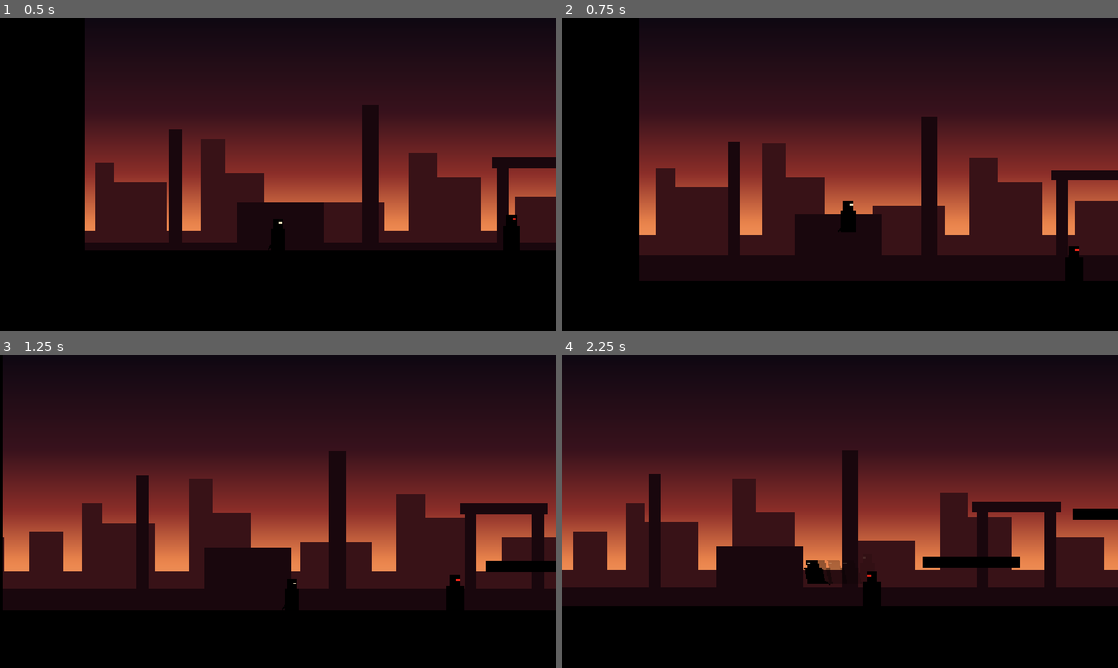
Above: before the commit, frames 1-4 (two rows, left to right).
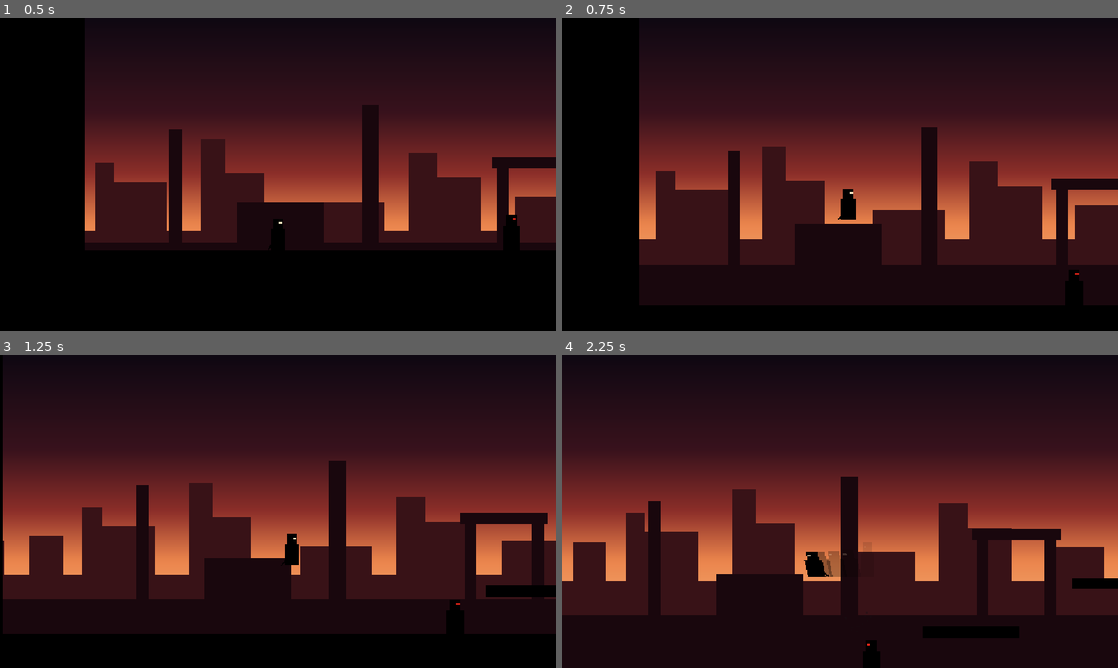
Above: after the commit, the same moments.

Repository: NobleRat/Kill-The-Man
Game: Godot game, scene res://levels/test_level.tscn
Two runs of this game, one before a commit and one after it. Both use one fixed random seed, a clock stepped at 60 frames per second and the inputs below.
Inputs (mouse positions are in pixels of both pictures, inside the frame that each line leads up to):
- Up to frame 1 (0.5 s): no input
- Up to frame 2 (0.75 s): move the mouse to (962, 158) at 0.52 s; hold D (move_right) from 0.53 s (still down); hold Space (jump) from 0.53 s (still down)
- Up to frame 3 (1.25 s): keep holding D (move_right); keep holding Space (jump)
- Up to frame 4 (2.25 s): move the mouse to (728, 527) at 1.27 s; release Space (jump) at 1.28 s; tap J (attack) at 1.35 s; tap Space (jump) at 1.52, 1.55, 1.82 s; move the mouse to (895, 442) at 2.02 s; release D (move_right) at 2.03 s; hold A (move_left) from 2.03 s (still down); hold Space (jump) from 2.03 s (still down); tap Shift (dash) at 2.1 s

Frame 1 is identical in both runs. In frame 2, 11% of the frame differs, in the area x 13-100%, y 31-92%; in frame 3, 13%; in frame 4, 31%, in the area x 0-100%, y 30-100%.

Commit message:
ხტომა 1.5-ჯერ მაღალი და 1.25-ჯერ სწრაფი; დარტყმა კურსორისკენ
- ხტომა: სიმაღლე ~136 → ~206 პიქსელი, ჰაერში დრო 0.68 → 0.55 წამი.
  jump_speed 720 → 1350, gravity 2000 → 4687.5, max_fall_speed 1100 → 1650,
  ორმაგი ხტომაც იმავე პროპორციით: air_jump_speed 650 → 1220.
- W და Space თითქმის ერთად (0.1 წამის შიგნით) დაჭერა ახლა ერთი ხტომაა —
  ორმაგი ხტომა აღარ იხარჯება შემთხვევით.
- დარტყმა მაუსის კურსორისკენ: მოთამაშე კურსორის მხარეს ტრიალდება,
  მოქნევა და დაზიანების ზონა კურსორის კუთხით ბრუნდება (ზემოთ, წინ, ქვემოთ).
  მოქნევის რკალები ახლა კურსორის მიმართულებაზეა გაცენტრებული.

Co-Authored-By: Claude Opus 5.5 <noreply@anthropic.com>

Diff:
--- a/player/player.gd
+++ b/player/player.gd
@@ -16,13 +16,15 @@
 
 @export_group("ხტომა")
 ## ხტომის საწყისი სიჩქარე ზემოთ.
-@export var jump_speed := 720.0
+## ხტომის სიმაღლე ≈ jump_speed² ÷ (2 × gravity) ≈ 195 პიქსელი.
+## მწვერვალამდე დრო ≈ jump_speed ÷ gravity ≈ 0.29 წამი.
+@export var jump_speed := 1350.0
 ## სიმძიმე — რამდენად ძლიერად ექაჩება მიწა.
-@export var gravity := 2000.0
+@export var gravity := 4687.5
 ## დაცემისას სიმძიმე ამდენჯერ მეტია — ხტომა „წონიანი“ გამოდის.
 @export var fall_gravity_multiplier := 1.5
 ## დაცემის მაქსიმალური სიჩქარე.
-@export var max_fall_speed := 1100.0
+@export var max_fall_speed := 1650.0
 ## ხტომის ღილაკს ადრე თუ გაუშვებ, ზემოთ სიჩქარე ამაზე მრავლდება (დაბალი ხტომა).
 @export_range(0.0, 1.0) var jump_cut := 0.45
 ## კიდიდან ჩამოსვლის შემდეგ ამდენი წამი კიდევ შეიძლება ხტომა.
@@ -34,7 +36,7 @@
 ## ჰაერში დამატებითი ხტომების რაოდენობა (1 = ორმაგი ხტომა, 0 = გამორთულია).
 @export_range(0, 5) var air_jumps := 1
 ## ჰაერში ხტომის საწყისი სიჩქარე ზემოთ.
-@export var air_jump_speed := 650.0
+@export var air_jump_speed := 1220.0
 ## ჰაერში ხტომისას სხეული ამდენჯერ იჭიმება სიმაღლეში (1 = არ იჭიმება).
 @export_range(1.0, 2.0) var air_jump_stretch := 1.2
 
@@ -77,11 +79,15 @@
 const DASH_POSE_RECOVERY := 0.12
 ## ჰაერში ხტომის შემდეგ სხეული ამდენ წამში სწორდება.
 const AIR_JUMP_POSE_RECOVERY := 0.2
+## W და Space ამ დროის შიგნით თუ დააჭირე, ეს „ერთად დაჭერაა“ — ერთი ხტომა, არა ორმაგი.
+const SIMULTANEOUS_PRESS_TIME := 0.1
 
 var _coyote_timer := 0.0
 var _jump_buffer_timer := 0.0
 ## ჰაერში კიდევ რამდენი ხტომა დარჩა (მიწაზე დაშვებისას ივსება).
 var _air_jumps_left := 0
+## ბოლო ხტომიდან გასული დრო.
+var _time_since_jump := 0.0
 ## 1 = ჰაერში ხტომისგან სხეული სრულად გაჭიმულია, 0 = ჩვეულებრივი.
 var _air_jump_pose := 0.0
 var _spawn_position := Vector2.ZERO
@@ -105,6 +111,7 @@
 func _ready() -> void:
 	_spawn_position = global_position
 	_sword.swing_started.connect(_on_sword_swing_started)
+	_sword.turn_requested.connect(_on_sword_turn_requested)
 
 
 # ეს ფუნქცია წამში 60-ჯერ ეშვება და ყოველ ჯერზე მოძრაობას ითვლის.
@@ -153,12 +160,16 @@
 	else:
 		_coyote_timer -= delta
 	_jump_buffer_timer -= delta
+	_time_since_jump += delta
 
 	# ღილაკზე ხელი გიჭირავს — მიწაზე დაშვებისთანავე ისევ ხტება.
 	# (დეშს მხოლოდ ახალი დაჭერა წყვეტს, ხელის დაჭერა — არა.)
 	var holding := auto_jump and Input.is_action_pressed("jump") and not _is_dashing()
 	if _coyote_timer > 0.0 and (_jump_buffer_timer > 0.0 or holding):
 		_jump(jump_speed)
+	elif _jump_buffer_timer > 0.0 and _time_since_jump < SIMULTANEOUS_PRESS_TIME:
+		# მეორე ღილაკი პირველთან თითქმის ერთად დააჭირე — ეს იგივე ხტომაა.
+		_jump_buffer_timer = 0.0
 	elif _jump_buffer_timer > 0.0 and _air_jumps_left > 0:
 		# ჰაერში ახლად დაჭერილი ხტომა — ორმაგი ხტომა.
 		_air_jumps_left -= 1
@@ -178,6 +189,7 @@
 	velocity.y = -speed
 	_jump_buffer_timer = 0.0
 	_coyote_timer = 0.0
+	_time_since_jump = 0.0
 
 
 func _handle_run(delta: float) -> void:
@@ -297,6 +309,12 @@
 	get_parent().add_child(effect)
 
 
+# დარტყმისას მოთამაშე კურსორის მხარეს ტრიალდება.
+func _on_sword_turn_requested(side: float) -> void:
+	_facing = side
+	_visual.scale.x = side * absf(_visual.scale.x)
+
+
 func _on_sword_swing_started() -> void:
 	if is_on_floor():
 		velocity.x = _facing * lunge_speed
--- a/player/sword.gd
+++ b/player/sword.gd
@@ -4,7 +4,11 @@
 ##
 ## ორი მოქნევა მონაცვლეობით: ზემოდან ქვემოთ და ქვემოდან ზემოთ.
 ## თუ მოქნევის დროს ისევ დააჭერ დარტყმას, შემდეგი მოქნევა რიგში დგება (კომბო).
+## ყოველი მოქნევა მაუსის კურსორისკენ არის მიმართული.
 
+## მოქნევა იწყება და მოთამაშე კურსორის მხარეს უნდა მიტრიალდეს
+## (side: 1 = მარჯვნივ, -1 = მარცხნივ).
+signal turn_requested(side: float)
 ## მახვილმა „ჭრა“ დაიწყო (მოთამაშე ამ დროს წინ გადადგამს ნაბიჯს).
 signal swing_started
 ## მახვილი ვიღაცას მოხვდა.
@@ -14,10 +18,11 @@
 
 ## მახვილის კუთხე მშვიდ მდგომარეობაში (გრადუსი: 0 = წინ, 90 = ქვემოთ, -90 = ზემოთ).
 const REST_ANGLE := 130.0
-## მოქნევები: [საწყისი კუთხე, ბოლო კუთხე] გრადუსებში.
+## მოქნევები: [საწყისი კუთხე, ბოლო კუთხე] გრადუსებში, კურსორის მიმართულების მიმართ
+## (0 = პირდაპირ კურსორისკენ, ორივე მოქნევის შუა კურსორზე მოდის).
 const SWINGS := [
-	[-115.0, 40.0],  # ზემოდან ქვემოთ
-	[65.0, -100.0],  # ქვემოდან ზემოთ
+	[-78.0, 78.0],  # ზემოდან ქვემოთ
+	[82.0, -82.0],  # ქვემოდან ზემოთ
 ]
 const TRAIL_INNER_RADIUS := 16.0
 const TRAIL_OUTER_RADIUS := 52.0
@@ -48,6 +53,8 @@
 var _buffer_timer := 0.0
 var _swing_index := 0
 var _next_swing := 0
+## მიმდინარე მოქნევის მიმართულება (რადიანი): 0 = წინ, უარყოფითი = ზემოთ, დადებითი = ქვემოთ.
+var _aim := 0.0
 var _hit_this_swing: Array[Node] = []
 var _trail_alpha := 0.0
 var _trail_from := 0.0
@@ -83,7 +90,7 @@
 		Phase.WINDUP:
 			# მახვილი მოქნევის საწყის კუთხეზე ადის.
 			var t := minf(_phase_time / windup_time, 1.0)
-			_blade.rotation = lerp_angle(_phase_start_angle, deg_to_rad(SWINGS[_swing_index][0]), t)
+			_blade.rotation = lerp_angle(_phase_start_angle, deg_to_rad(SWINGS[_swing_index][0]) + _aim, t)
 			if _phase_time >= windup_time:
 				_enter_phase(Phase.ACTIVE)
 				swing_started.emit()
@@ -93,8 +100,8 @@
 			var swing: Array = SWINGS[_swing_index]
 			var t := minf(_phase_time / active_time, 1.0)
 			t = 1.0 - (1.0 - t) * (1.0 - t)
-			_blade.rotation = lerpf(deg_to_rad(swing[0]), deg_to_rad(swing[1]), t)
-			_trail_from = deg_to_rad(swing[0])
+			_blade.rotation = lerpf(deg_to_rad(swing[0]) + _aim, deg_to_rad(swing[1]) + _aim, t)
+			_trail_from = deg_to_rad(swing[0]) + _aim
 			_trail_to = _blade.rotation
 			_trail_alpha = 1.0
 			_check_hits()
@@ -121,7 +128,21 @@
 	_swing_index = _next_swing
 	_next_swing = (_next_swing + 1) % SWINGS.size()
 	_hit_this_swing.clear()
+	_aim_at_cursor()
 	_enter_phase(Phase.WINDUP)
+
+
+# მოთამაშე კურსორის მხარეს ტრიალდება, მოქნევა და დაზიანების ზონა კი კურსორისკენ ბრუნდება.
+func _aim_at_cursor() -> void:
+	var to_cursor := get_global_mouse_position() - global_position
+	var side := signf(to_cursor.x)
+	if side == 0.0:
+		side = signf(global_transform.x.x)
+	turn_requested.emit(side)
+	# მოთამაშე უკვე კურსორისკენ იყურება, ამიტომ კუთხეს „წინ“-ის მიმართ ვითვლით:
+	# -90° (ზემოთ) ... 0° (წინ) ... 90° (ქვემოთ).
+	_aim = Vector2(absf(to_cursor.x), to_cursor.y).angle()
+	_hitbox.rotation = _aim
 
 
 func _enter_phase(phase: Phase) -> void:
